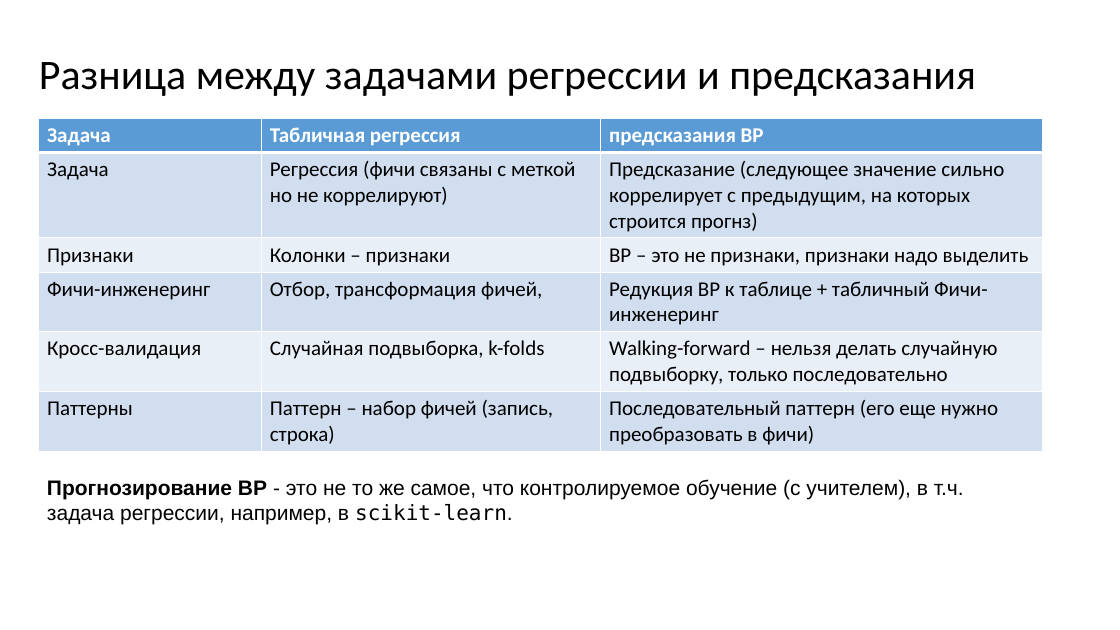
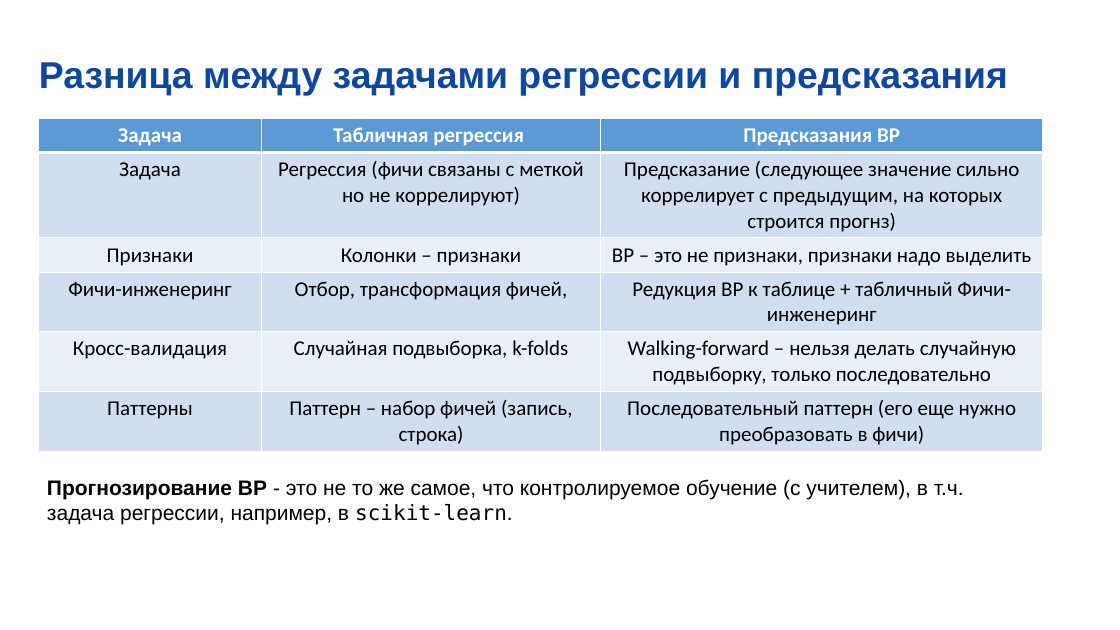
Before and after one commit to MVRonkin/TimeSeriesCourse, a slide deck: slide 10 of 2025/LEC/05-1 Методы машинного обучения для анализа ВР.pptx. Drawn at 1120x630 pixels with LibreOffice and Linux fonts; fonts in the diff are those of the drawing. Boxes give left, top, right and bottom in pixels: in the first picture for what was removed or moved away, otherwise in the second. Text is boxed around its words. In the diff, an @@ line names an element or a change of style, - is before the commit and + after.

```diff
--- a/2025/LEC/05-1 Методы машинного обучения для анализа ВР.pptx
+++ b/2025/LEC/05-1 Методы машинного обучения для анализа ВР.pptx
@@ title "Разница между задачами регрессии и ..." at box(39, 62, 1008, 95): size 36 to 32 pt, font Calibri to Arial, text colour #000000 to #0D47A1, bold on @@
@@ table at box(39, 118, 1043, 449) @@
-row 1, column 3: предсказания ВР
+row 1, column 3: Предсказания ВР
@@ alignment left to centre @@
```
Also in this commit, not shown: 7 other slides changed, 1 slide added, 12 other files.
